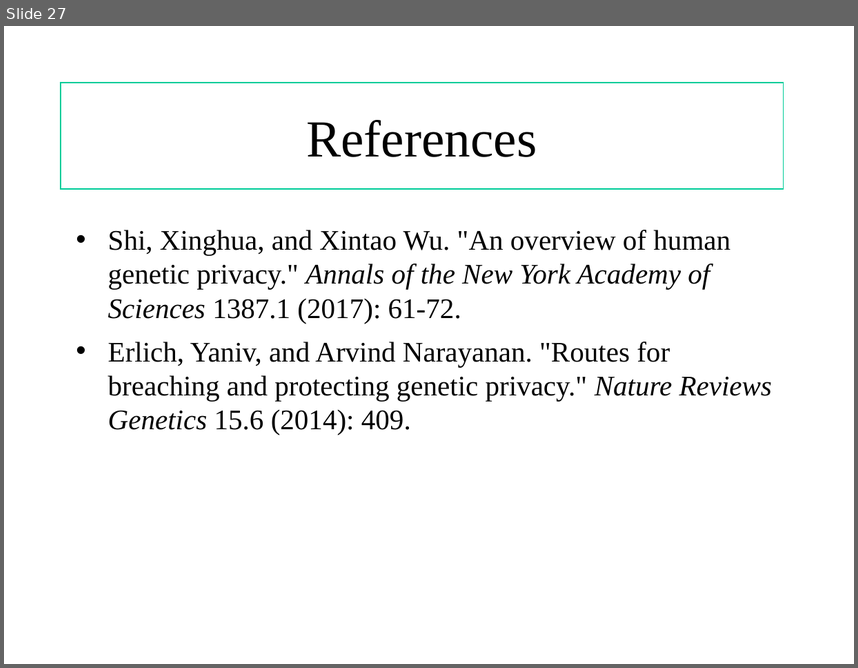
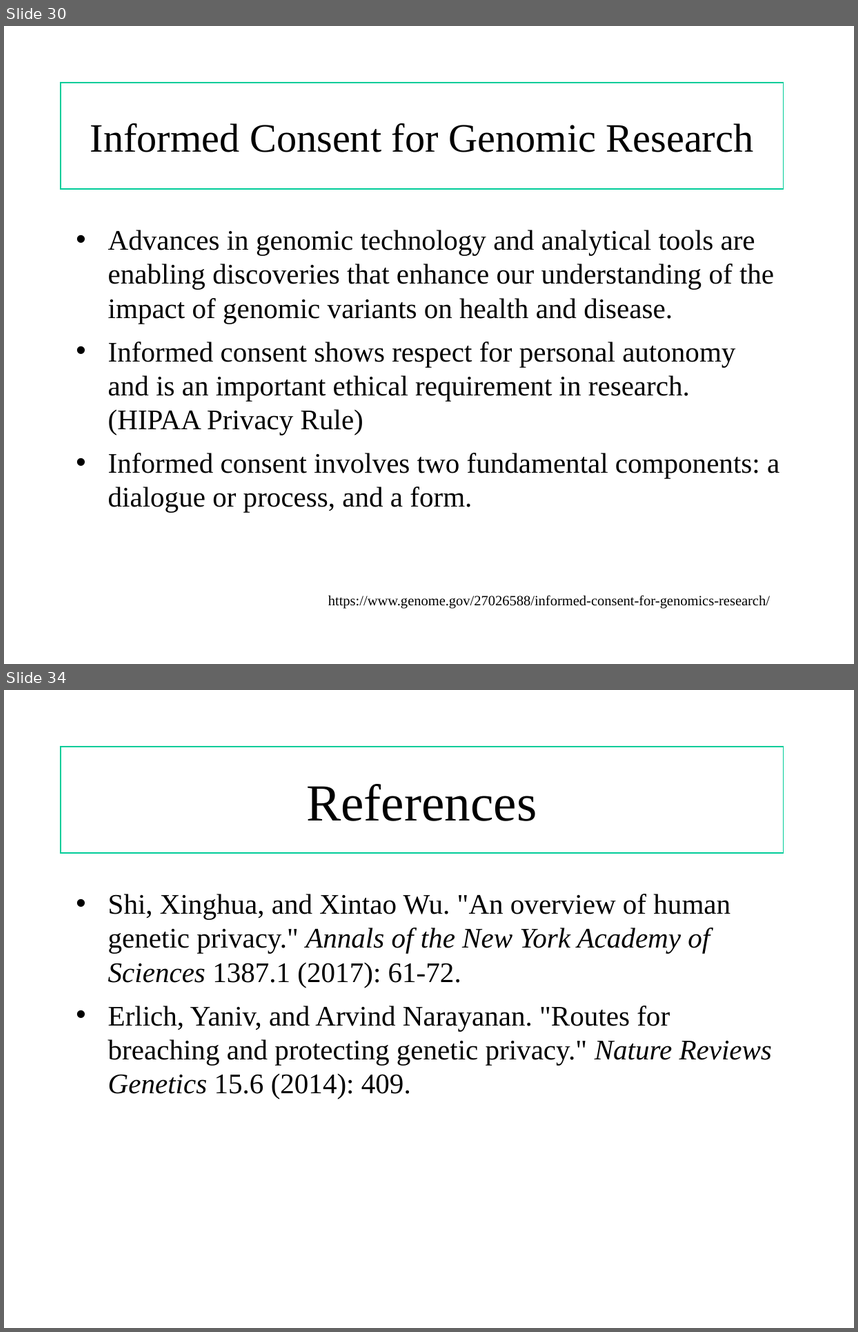
Before and after one commit to shilab/Genetic-Privacy-, a slide deck: risks and ethics.ppt. Shown one above the other, each under a label of ours: slide 27 before the commit, slides 30 and 34 after it; the slides between them are not shown. The pictures are 858x668 and 858x1332 pixels, drawn with LibreOffice and Linux fonts; fonts in the diff are those of the drawing. Boxes give left, top, right and bottom in pixels: in the first picture for what was removed or moved away, otherwise in the second. Text is boxed around its words. In the diff, an @@ line names an element or a change of style, - is before the commit and + after.

```diff
--- a/risks and ethics.ppt
+++ b/risks and ethics.ppt
@@ slide 30 added at <box>4,26,854,664</box>, background #FFFFFF @@
@@ rectangle added at <box>61,83,784,190</box>, outline #00CC99 0.74 pt, 34.1 pt, text #000000 @@
+Informed Consent for Genomic Research
@@ text added at <box>108,230,780,512</box>, 24 pt, text #000000 @@
+• Advances in genomic technology and analytical tools are enabling discoveries that enhance our understanding of the impact of genomic variants on health and disease.
+• Informed consent shows respect for personal autonomy and is an important ethical requirement in research. (HIPAA Privacy Rule)
+• Informed consent involves two fundamental components: a dialogue or process, and a form.
@@ text added at <box>328,595,770,608</box>, 12 pt, text #000000 @@
+https://www.genome.gov/27026588/informed-consent-for-genomics-research/
@@ what was slide 27 is now slide 34 @@
```
Also in this commit, not shown: 6 other slides added.
